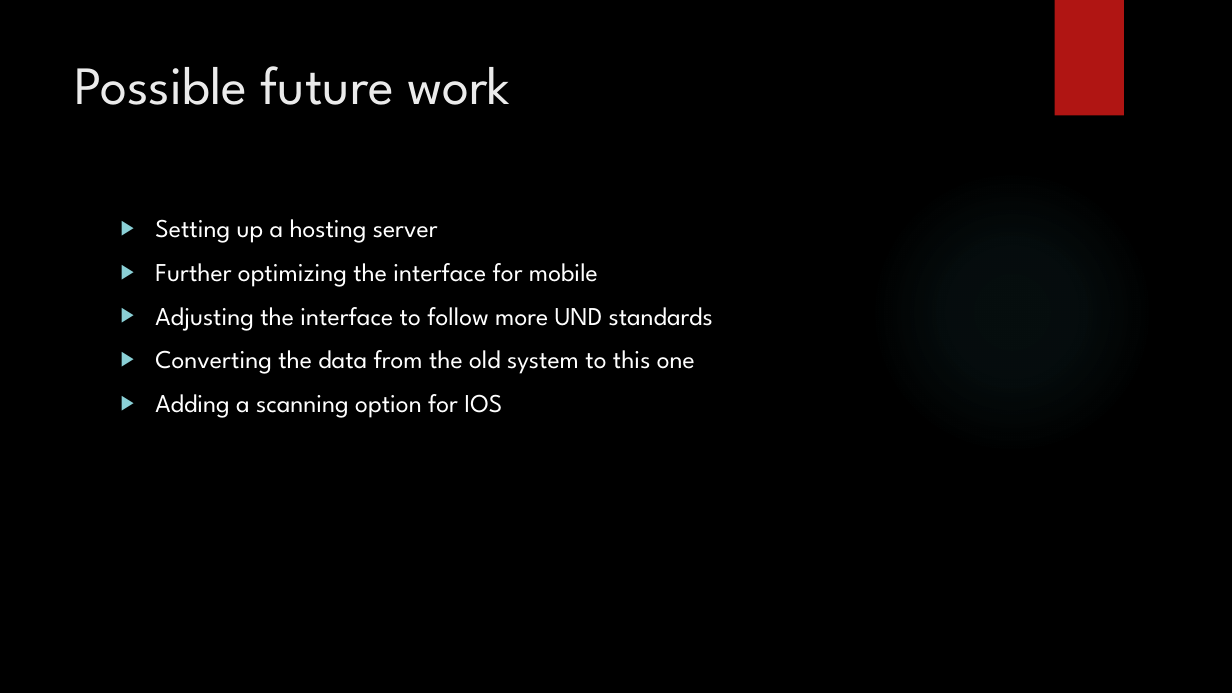
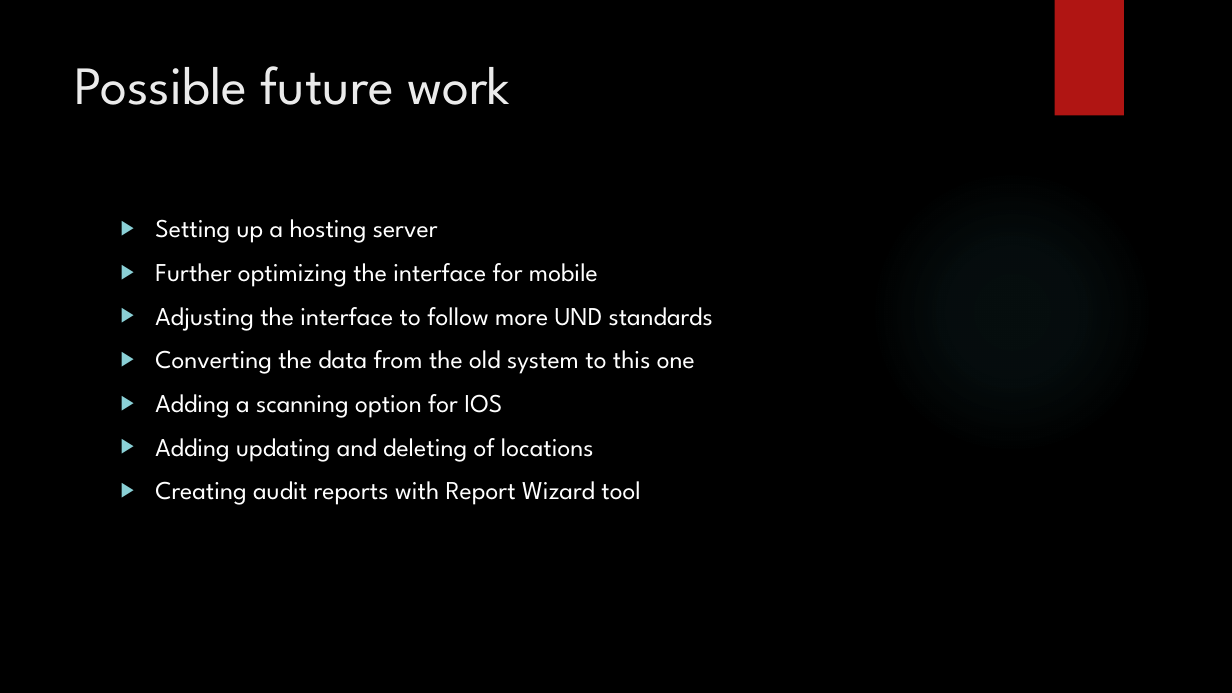
Before and after one commit to frozenNodak/InventoryManagement491, a slide deck: slide 14 of Inventory Management System final code review.pptx. Drawn at 1232x693 pixels with LibreOffice and Linux fonts; fonts in the diff are those of the drawing; background and template pictures are left out. Boxes give left, top, right and bottom in pixels: in the first picture for what was removed or moved away, otherwise in the second. Text is boxed around its words. In the diff, an @@ line names an element or a change of style, - is before the commit and + after.

Commit message:
ppt update

```diff
--- a/Inventory Management System final code review.pptx
+++ b/Inventory Management System final code review.pptx
@@ text at box(155, 438, 640, 505): paragraphs added @@
+▶ Adding updating and deleting of locations
+▶ Creating audit reports with Report Wizard tool
```
Also in this commit, not shown: 3 other slides changed.
